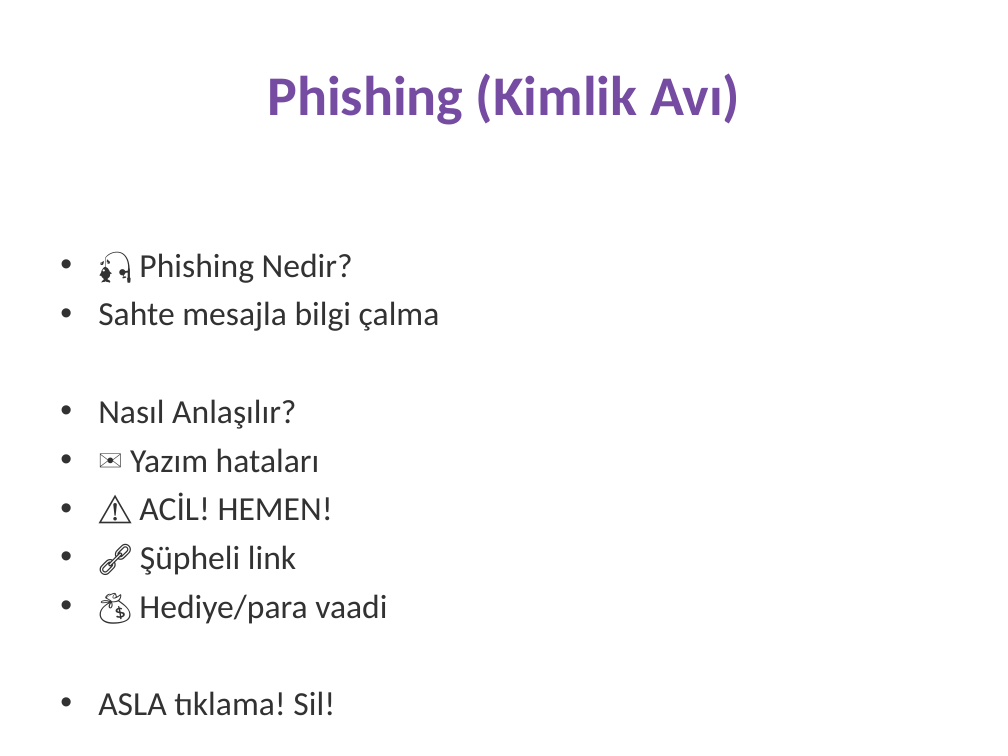
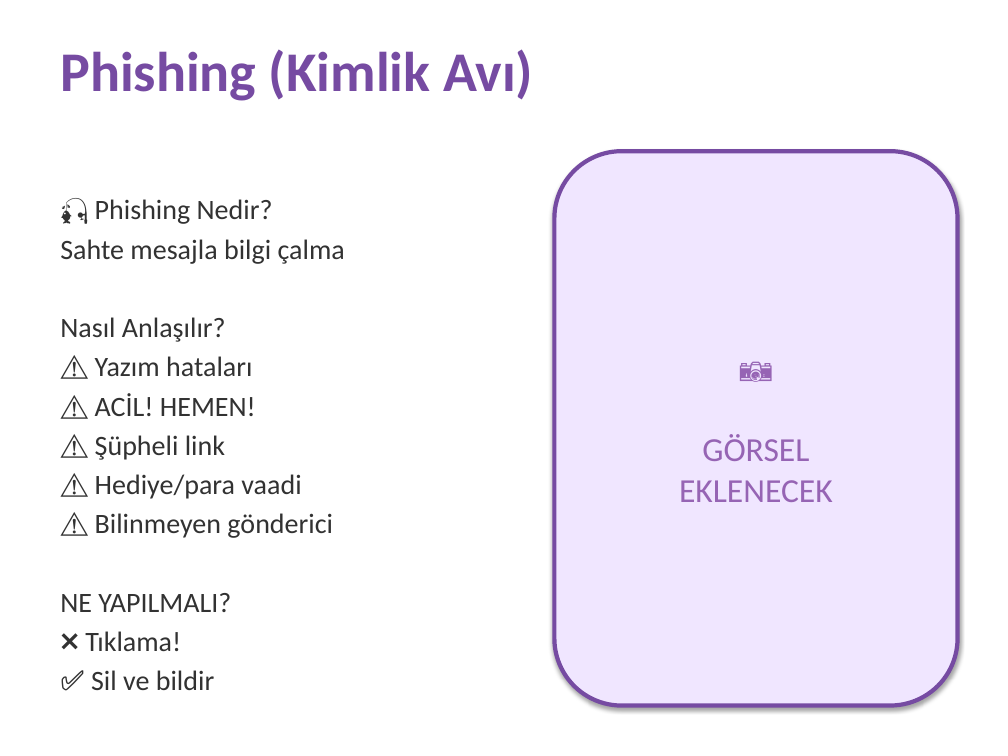
Before and after one commit to fikirkasi-arch/BST, a slide deck: slide 9 of sunumlar/6-SINIF-FULL-SUNUM.pptx (slide 10 before the commit). Drawn at 1008x756 pixels with LibreOffice and Linux fonts; fonts in the diff are those of the drawing. Boxes give left, top, right and bottom in pixels: in the first picture for what was removed or moved away, otherwise in the second. Text is boxed around its words. In the diff, an @@ line names an element or a change of style, - is before the commit and + after.

```diff
--- a/sunumlar/6-SINIF-FULL-SUNUM.pptx
+++ b/sunumlar/6-SINIF-FULL-SUNUM.pptx
@@ text "Phishing (Kimlik Avı)" at (x1=60, y1=49, x2=533, y2=101): alignment centre to left; vertical alignment middle to top @@
@@ text "🎣 Phishing Nedir?" moved from (x1=98, y1=253, x2=440, y2=716) to (x1=60, y1=199, x2=345, y2=690) @@
@@ rounded rectangle added at (x1=554, y1=151, x2=958, y2=706), fill #F0E6FF, outline #764BA2 3 pt, 24 pt, text #9664B4 @@
+📷
+GÖRSEL
+EKLENECEK
@@ text at (x1=60, y1=199, x2=345, y2=416): size 24 to 20 pt in "🎣 Phishing Nedir?", "Sahte mesajla bilgi çalma", "Nasıl Anlaşılır?", "⚠️ ACİL! HEMEN!"; bullet • to none; less space between paragraphs @@
@@ text at (x1=95, y1=356, x2=252, y2=376): text changed; size 24 to 20 pt @@
-• ✉️ Yazım hataları
+⚠️ Yazım hataları
@@ text at (x1=60, y1=435, x2=333, y2=690): text changed; size 24 to 20 pt @@
-• 🔗 Şüpheli link
-• 💰 Hediye/para vaadi
-• ASLA tıklama! Sil!
+⚠️ Şüpheli link
+⚠️ Hediye/para vaadi
+⚠️ Bilinmeyen gönderici
+NE YAPILMALI?
+❌ Tıklama!
+✅ Sil ve bildir
```
Also in this commit, not shown: 22 other slides changed, 6 slides added, 10 slides removed, 3 other files.
